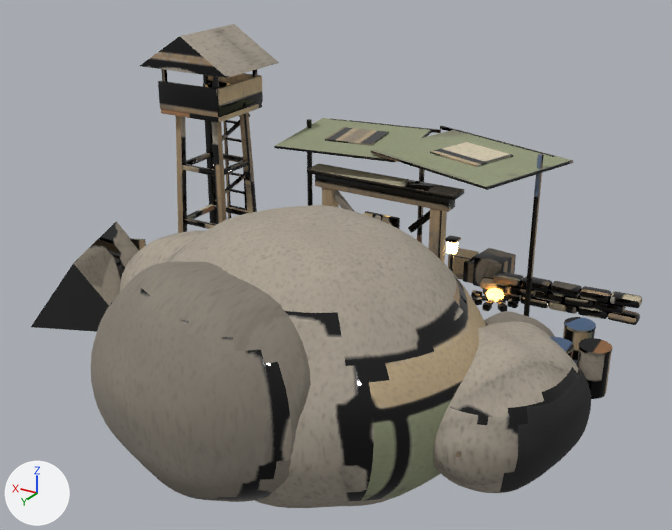
The Blender file models/source/shadow_hq.blend, before and after one commit.
Camera for both pictures: a 50 mm lens placed at (-8.79, 14.42, 8.76), pointed at (-0.05, -0.15, 1.47). Arrows for +X, +Y and +Z are at lower left; the lights stay in place. The picture after the commit comes second.

Names of what the first picture shows: 'Hull'.
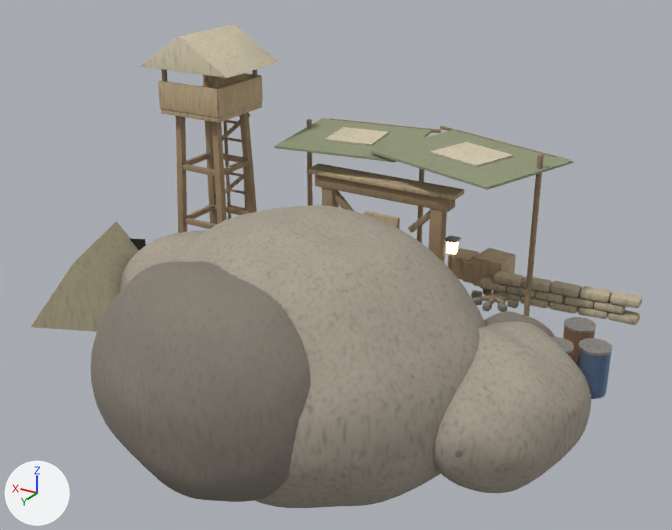
The edits, one by one:
me_sphere is used by ob_hull; location (-0.3, 1.2, 0.2).
me_sphere had 23392 vertices, 23076 faces and spanned x -5.18..6.68, y -5.73..3.62, z -2.72..5.29.
me_sphere now has 23340 vertices, 23016 faces and spans x -5.18..6.68, y -5.73..3.62, z -2.72..5.29.
me_sphere part 1: the loose piece of 52 vertices spanning x -2.19..-1.81, y -4.5..-4.1, z -0.16..0.12 is deleted.
me_sphere part 2: 22081 kept faces spanning x -5.18..6.68, y -5.73..3.62, z -2.72..5.29 get new texture (UV) coordinates.
me_sphere no longer uses material mat_fire_hull.

What differs and where, as boxes (x1, y1, x2, y2) in the pictures (672 x 530 px):
part 1 of me_sphere, deleted
    before: (486, 288, 504, 302)
part 2 of me_sphere, surface changed (lighter)
    both: (31, 24, 642, 504)
